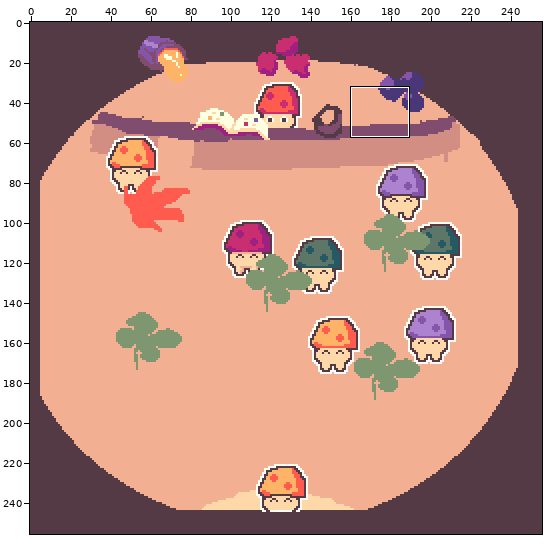
Edited in one commit: pixel-art file (assets/img/mockup.aseprite). Above: a wide view before the commit, with the close-up outlined.
Close-up. First the earlier version:
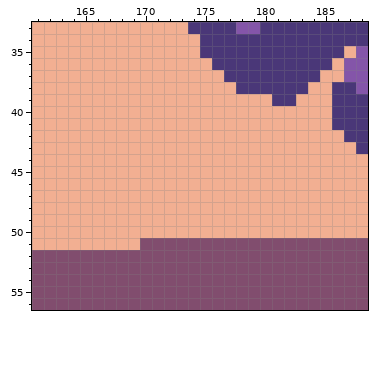
256x256 pixels, 1 frame. Shown: x 161..188, y 33..56.
And afterwards:
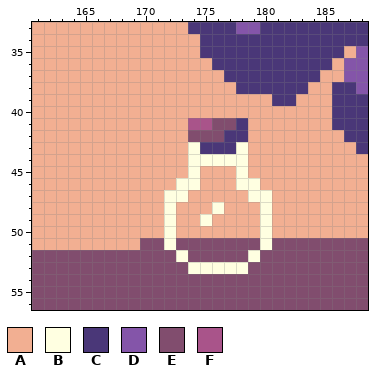
Palette (. is transparent): A #f2af92  B #ffffe1  C #4a3778  D #8455a9  E #814d6e  F #a9548a
Changes in this commit:
{"change": "layer \"BOUTEILLE\" added"}
{"where": "layer \"BOUTEILLE\""}
{"y":41,"x":174,"old":"AAAAA","new":"FFEEC"}
{"y":42,"x":174,"old":"AAAAA","new":"EEECC"}
{"y":43,"x":174,"old":"AAAAA","new":"BCCCB"}
{"y":44,"x":174,"old":"AAAAA","new":"BBBBB"}
{"y":45,"x":174,"old":"A","new":"B"}
{"y":45,"x":178,"old":"A","new":"B"}
{"y":46,"x":173,"old":"AA","new":"BB"}
{"y":46,"x":178,"old":"AA","new":"BB"}
{"y":47,"x":172,"old":"AA","new":"BB"}
{"y":47,"x":179,"old":"AA","new":"BB"}
{"y":48,"x":172,"old":"A","new":"B"}
{"y":48,"x":176,"old":"A","new":"B"}
{"y":48,"x":180,"old":"A","new":"B"}
{"y":49,"x":172,"old":"A","new":"B"}
{"y":49,"x":175,"old":"A","new":"B"}
{"y":49,"x":180,"old":"A","new":"B"}
{"y":50,"x":172,"old":"A","new":"B"}
{"y":50,"x":180,"old":"A","new":"B"}
{"y":51,"x":172,"old":"E","new":"B"}
{"y":51,"x":180,"old":"E","new":"B"}
{"y":52,"x":173,"old":"E","new":"B"}
{"y":52,"x":179,"old":"E","new":"B"}
{"y":53,"x":174,"old":"EEEEE","new":"BBBBB"}
{"label":"changed","picture_box":[164,118,272,274]}
